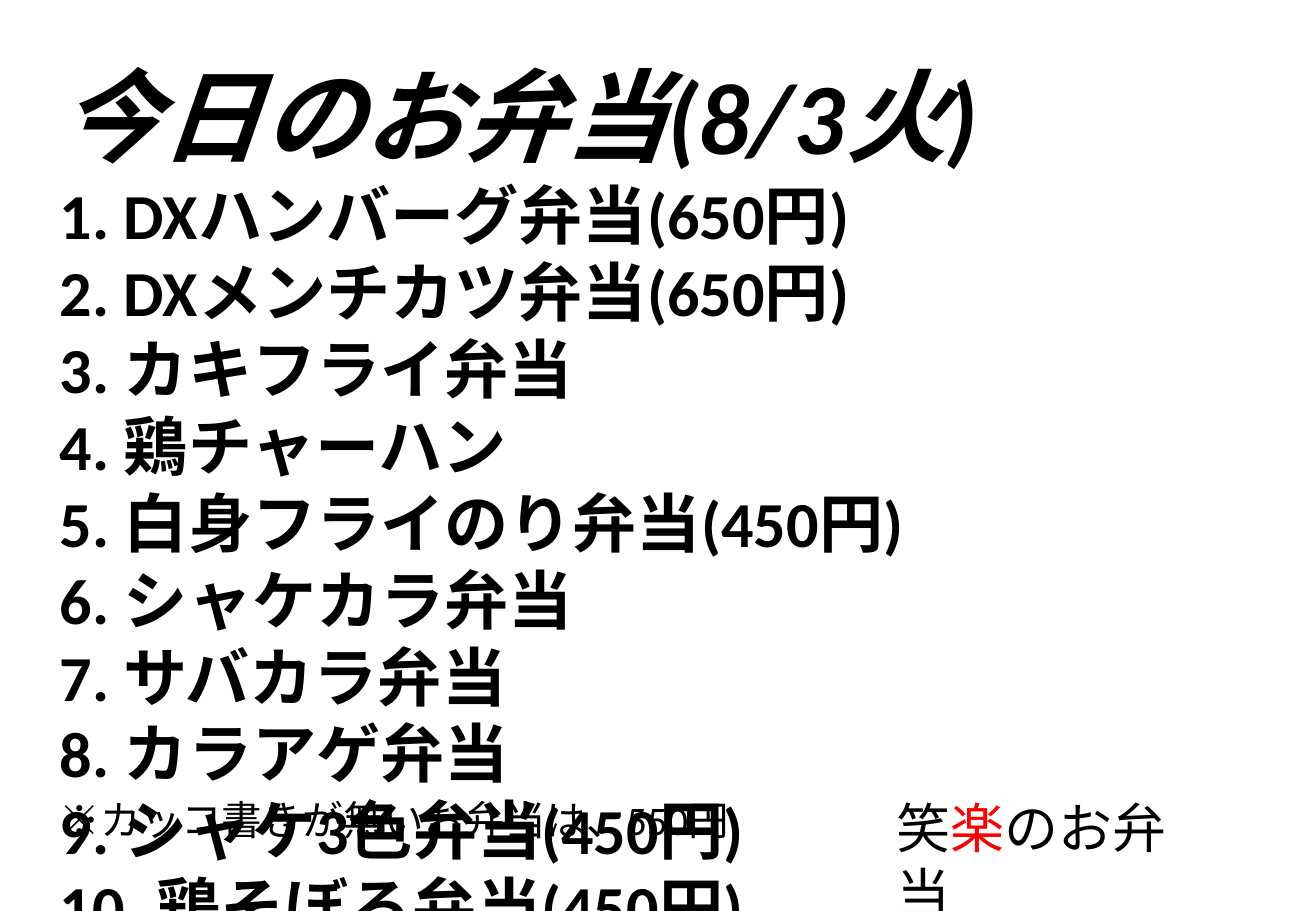
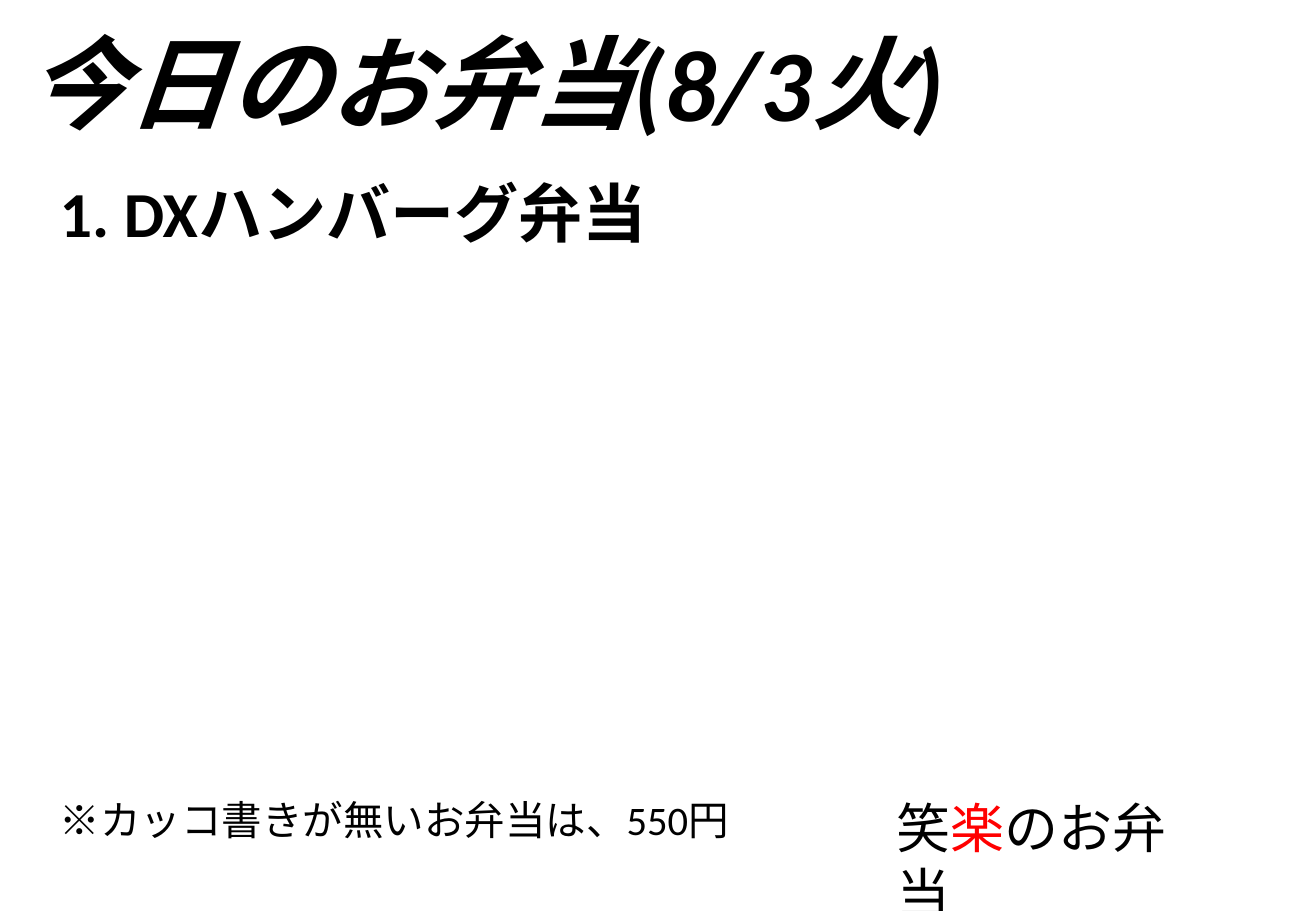
Before and after one commit to himaji/pptx_auto_gen, a slide deck: slide 1 of todays_menu.pptx. Drawn at 1316x911 pixels with LibreOffice and Linux fonts; fonts in the diff are those of the drawing. Boxes give left, top, right and bottom in pixels: in the first picture for what was removed or moved away, otherwise in the second. Text is boxed around its words. In the diff, an @@ line names an element or a change of style, - is before the commit and + after.

Commit message:
alpha version release
pptx,xlsx出力機能実装

```diff
--- a/todays_menu.pptx
+++ b/todays_menu.pptx
@@ text added at [26, 34, 812, 136], 60 pt, text #000000, bold, italic @@
+今日のお弁当(8/3火)
@@ text removed at [60, 67, 903, 864] @@
-今日のお弁当(8/3火)
-1. DXハンバーグ弁当(650円)
-2. DXメンチカツ弁当(650円)
-3. カキフライ弁当
-4. 鶏チャーハン
-5. 白身フライのり弁当(450円)
-6. シャケカラ弁当
-7. サバカラ弁当
-8. カラアゲ弁当
-9. シャケ3色弁当(450円)
-10. 鶏そぼろ弁当(450円)
@@ text added at [60, 183, 647, 243], 38 pt, text #000000, bold @@
+1. DXハンバーグ弁当
```
Also in this commit, not shown: 8 other files.
